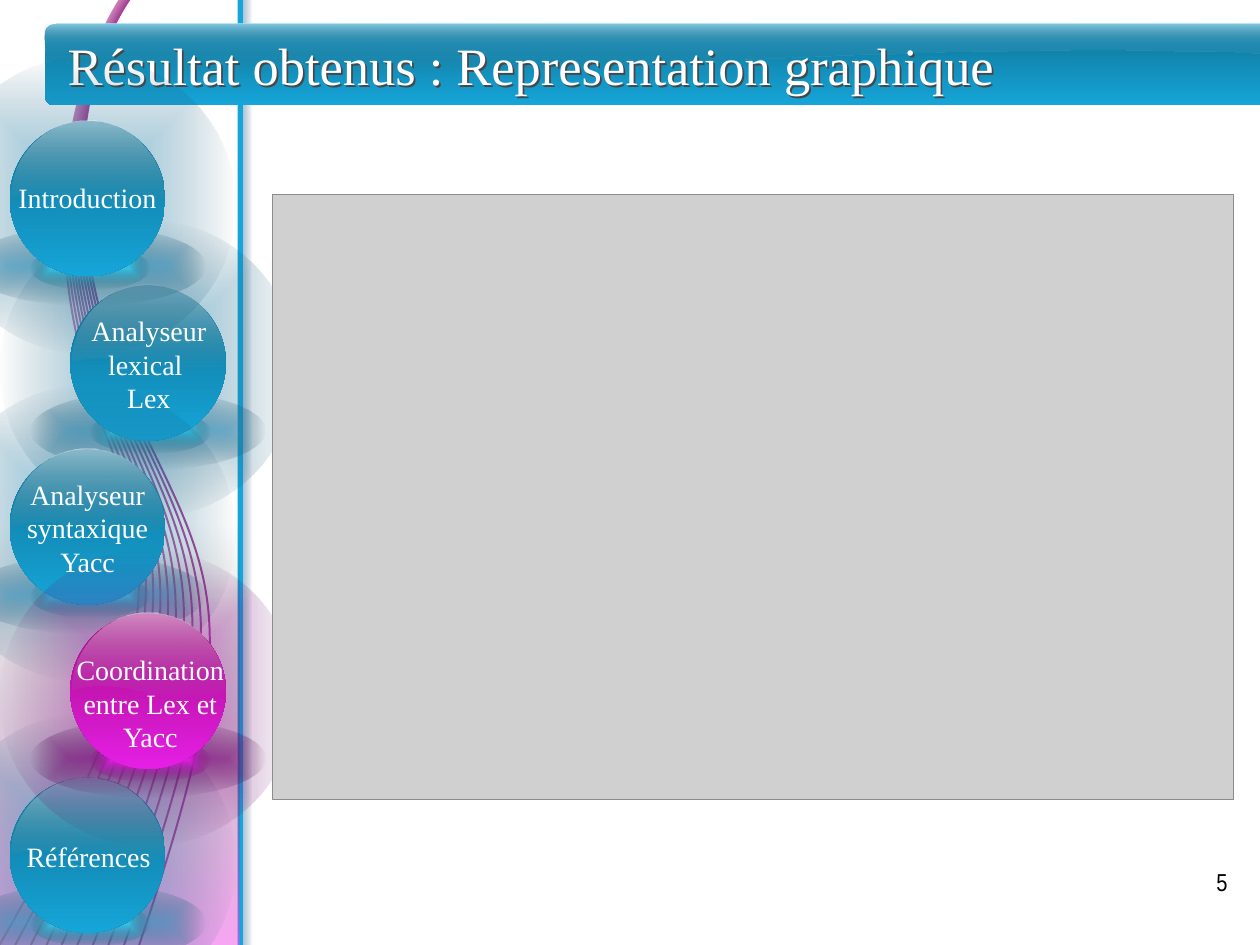
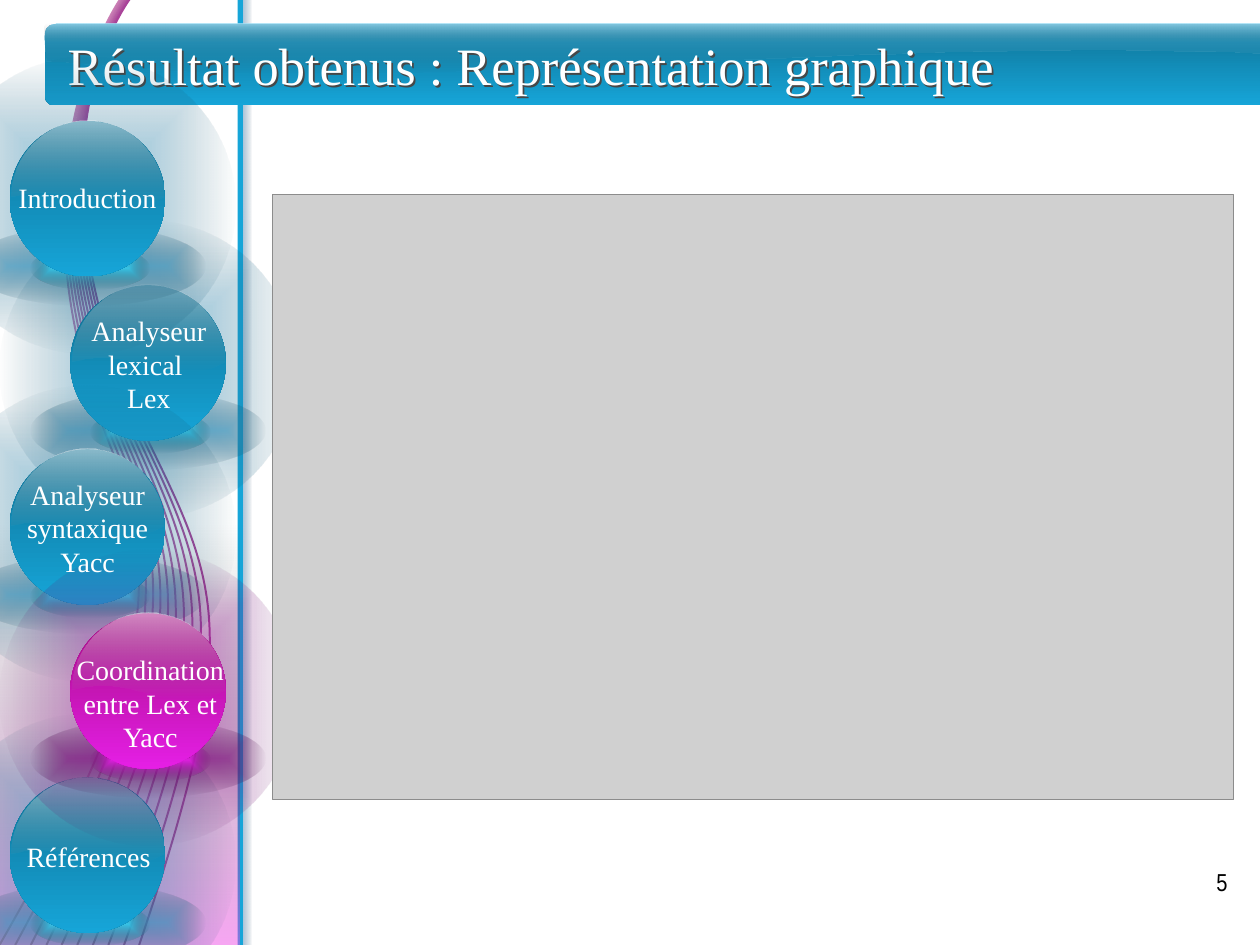
Before and after one commit to sarrabenbrahim/team-war, a slide deck: slide 5 of PFE/Presentation/presentation - Abdelali.pptx. Drawn at 1260x945 pixels with LibreOffice and Linux fonts; fonts in the diff are those of the drawing; grey boxes stand for pictures. Boxes give left, top, right and bottom in pixels: in the first picture for what was removed or moved away, otherwise in the second. Text is boxed around its words. In the diff, an @@ line names an element or a change of style, - is before the commit and + after.

```diff
--- a/PFE/Presentation/presentation - Abdelali.pptx
+++ b/PFE/Presentation/presentation - Abdelali.pptx
@@ title at box(68, 48, 994, 96): text changed @@
-Résultat obtenus : Representation graphique
+Résultat obtenus : Représentation graphique
```
Also in this commit, not shown: 5 other slides changed, 1 slide added.
